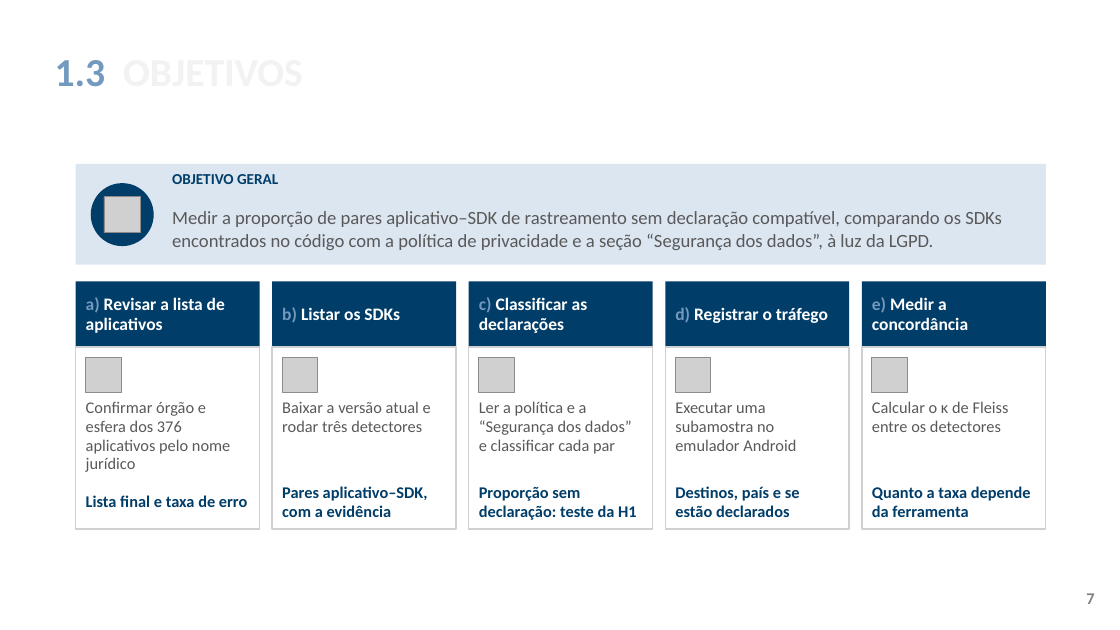
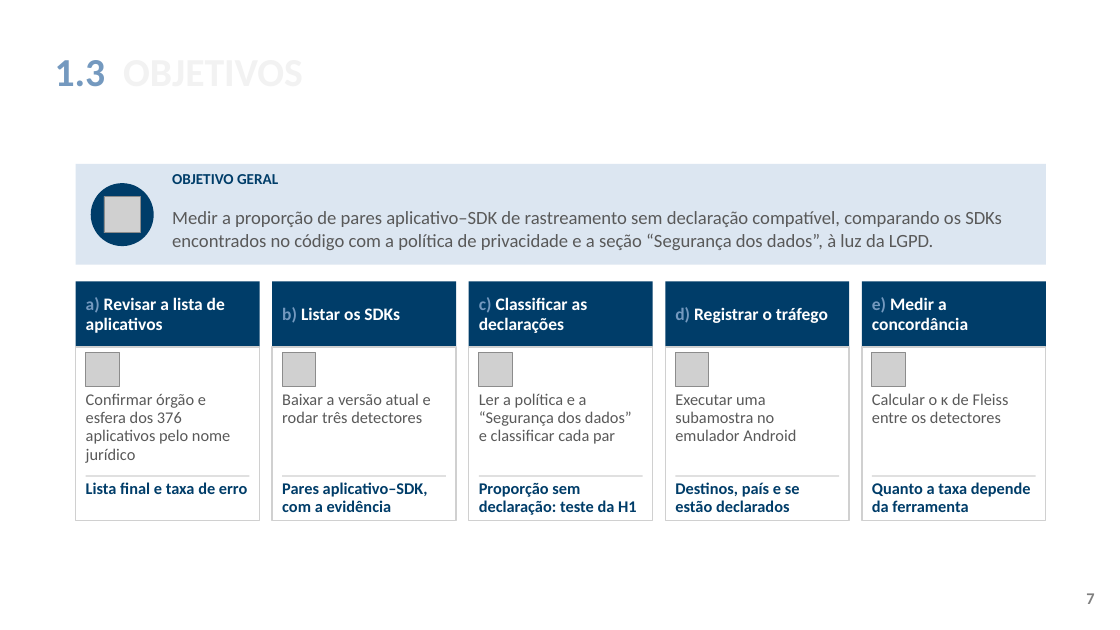
Before and after one commit to ClaudioAMF1/TCC, a slide deck: slide 7 of tcc/apresentacao/apresentacao-defesa-final.pptx. Drawn at 1120x630 pixels with LibreOffice and Linux fonts; fonts in the diff are those of the drawing; grey boxes stand for pictures; background and template pictures are left out. Boxes give left, top, right and bottom in pixels: in the first picture for what was removed or moved away, otherwise in the second. Text is boxed around its words. In the diff, an @@ line names an element or a change of style, - is before the commit and + after.

```diff
--- a/tcc/apresentacao/apresentacao-defesa-final.pptx
+++ b/tcc/apresentacao/apresentacao-defesa-final.pptx
@@ rectangle: place and size @@
-rectangle at [76, 347, 260, 529]
+rectangle at [76, 347, 260, 521]
@@ rectangle: place and size @@
-rectangle at [272, 347, 456, 529]
+rectangle at [272, 347, 456, 521]
@@ rectangle: place and size @@
-rectangle at [469, 347, 653, 529]
+rectangle at [469, 347, 653, 521]
@@ rectangle: place and size @@
-rectangle at [665, 347, 849, 529]
+rectangle at [665, 347, 849, 521]
@@ rectangle: place and size @@
-rectangle at [862, 347, 1046, 529]
+rectangle at [862, 347, 1046, 521]
@@ 5 pictures, 5 texts: place and size @@
-5 pictures, 5 texts at [86, 357, 1009, 472]
+5 pictures, 5 texts at [86, 353, 1009, 463]
@@ line spacing 0.95 to 0.92 in 5 elements at [86, 394, 230, 463], [282, 393, 431, 423], [479, 393, 632, 444], [675, 394, 796, 441], [872, 393, 1009, 423] @@
@@ rectangle added at [86, 476, 250, 476], fill #D0D0D0 @@
@@ rectangle added at [282, 476, 446, 476], fill #D0D0D0 @@
@@ rectangle added at [479, 476, 643, 476], fill #D0D0D0 @@
@@ rectangle added at [676, 476, 839, 476], fill #D0D0D0 @@
@@ rectangle added at [872, 476, 1036, 476], fill #D0D0D0 @@
@@ line spacing 0.95 to 0.92; vertical alignment middle to top in 5 elements at [86, 482, 247, 494], [282, 482, 428, 512], [479, 483, 637, 515], [675, 482, 800, 512], [872, 482, 1031, 512] @@
```
Also in this commit, not shown: 18 other slides changed, 2 other files.
